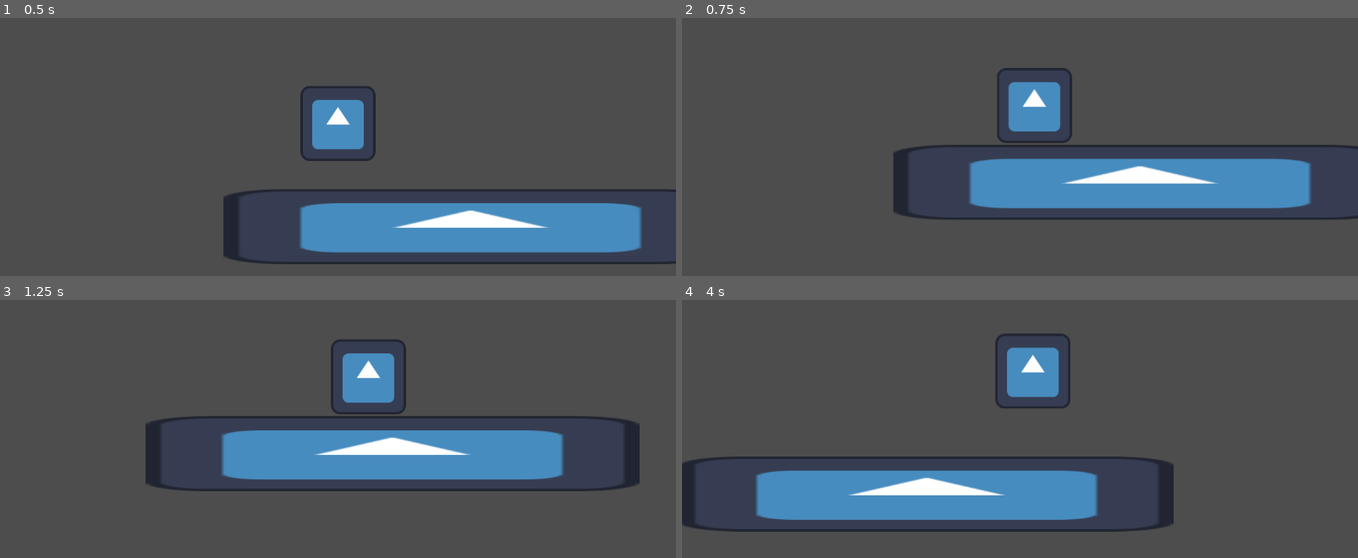
Above: before the commit, frames 1-4 (two rows, left to right).
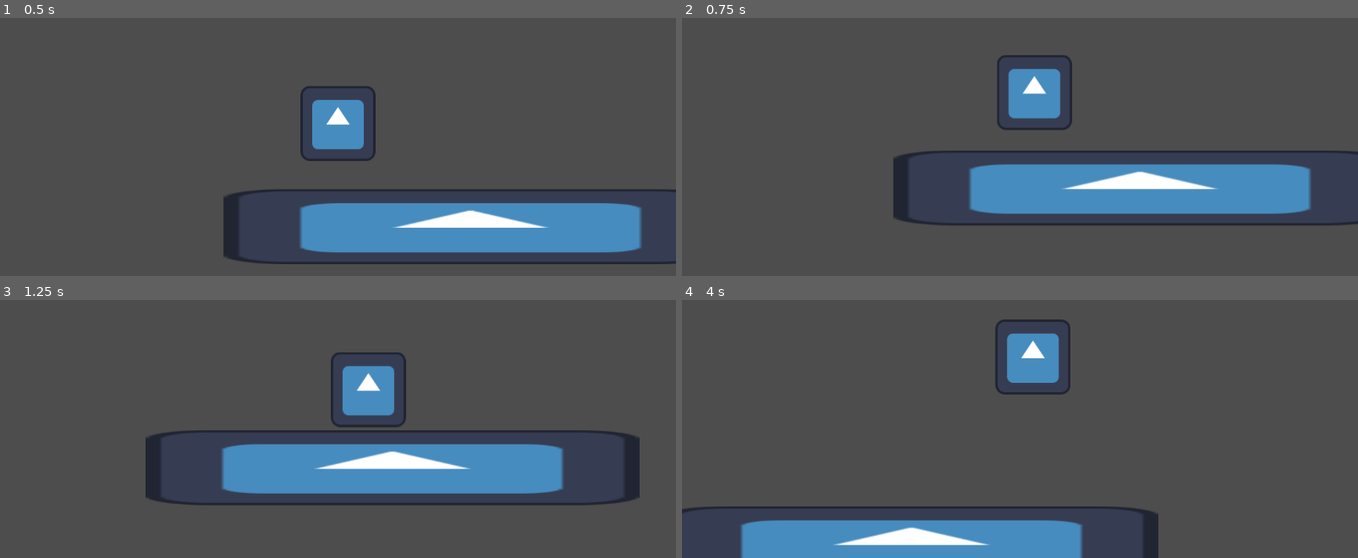
Above: after the commit, the same moments.

Repository: Orama-Interactive/Bubble-Wizard
Game: Godot game, scene res://src/Levels/level_1.tscn
The game is run twice, just before and just after one commit, with the same random seed, the same clock (stepped at 60 frames per second) and the same inputs. The project has no main scene, so this scene is started directly. The engine's default icon, where the game draws it, is replaced by a stand-in: a white triangle on a blue panel in a dark square.
Inputs (mouse positions are in pixels of both pictures, inside the frame that each line leads up to):
- Up to frame 1 (0.5 s): no input
- Up to frame 2 (0.75 s): tap Enter at 0.5 s; move the mouse to (1168, 67) at 0.52 s; hold D (right) from 0.53 s (still down); tap Q (charge_bubble) at 0.6 s; click (1168, 67) at 0.67 s
- Up to frame 3 (1.25 s): keep holding D (right); tap Space (jump) at 0.77 s
- Up to frame 4 (4 s): move the mouse to (884, 387) at 1.27 s; tap Q (charge_bubble) at 1.35, 2.3, 3.05, 3.6 s; tap Space (jump) at 1.52, 3.02, 3.77 s; move the mouse to (outside the picture) at 2.02 s; release D (right) at 2.03 s; hold A (left) 2.03-2.78 s; hold Ctrl (ctrl) 2.03-2.78 s; move the mouse to (986, 444) at 2.77 s; hold D (right) from 2.78 s (still down); click (986, 444) at 2.85 s; move the mouse to (1222, 423) at 3.52 s

Frame 1 is identical in both runs. In frame 2, 7.3% of the frame differs, in the area x 31-100%, y 14-81%; in frame 3, 11%; in frame 4, 21%, in the area x 0-73%, y 7-100%.

Commit message:
Break bubble on collide

Diff:
--- a/src/player.gd
+++ b/src/player.gd
@@ -14,7 +14,7 @@
 @export var bubble_speed := 120.0
 @export var bubble_vertical_speed := 1.0
 @export var bubble_decelerate := 10.0
-@export var bubble_gravity_scale := 0.4
+@export var bubble_gravity_scale := 0.2
 @export var bubble_duration := 2.0
 var can_jump := false
 var jump_pressed := false
@@ -70,6 +70,7 @@
 func _normal_movement(delta: float) -> void:
 	if Input.is_action_just_released("charge_bubble"):
 		bubble_form = true
+		position.y -= 32
 		return
 	# Add the gravity.
 	if is_on_floor():
@@ -120,3 +121,9 @@
 
 func _on_bubble_timer_timeout() -> void:
 	bubble_form = false
+
+
+func _on_area_2d_body_entered(body: Node2D) -> void:
+	if body == self:
+		return
+	bubble_form = false
--- a/src/player.tscn
+++ b/src/player.tscn
@@ -1,7 +1,11 @@
-[gd_scene load_steps=4 format=3 uid="uid://wjau22rv2yfi"]
+[gd_scene load_steps=5 format=3 uid="uid://wjau22rv2yfi"]
 
 [ext_resource type="Script" path="res://src/player.gd" id="1_r1i7a"]
 [ext_resource type="Texture2D" uid="uid://dauviqxfkhkx2" path="res://icon.svg" id="2_bv0hk"]
+
+[sub_resource type="CapsuleShape2D" id="CapsuleShape2D_dftk0"]
+radius = 39.0
+height = 148.0
 
 [sub_resource type="CapsuleShape2D" id="CapsuleShape2D_qpkk0"]
 radius = 33.0
@@ -13,6 +17,11 @@
 [node name="Icon" type="Sprite2D" parent="."]
 texture = ExtResource("2_bv0hk")
 
+[node name="Area2D" type="Area2D" parent="."]
+
+[node name="CollisionShape2D" type="CollisionShape2D" parent="Area2D"]
+shape = SubResource("CapsuleShape2D_dftk0")
+
 [node name="CollisionShape2D" type="CollisionShape2D" parent="."]
 shape = SubResource("CapsuleShape2D_qpkk0")
 
@@ -22,4 +31,5 @@
 [node name="BubbleTimer" type="Timer" parent="."]
 one_shot = true
 
+[connection signal="body_entered" from="Area2D" to="." method="_on_area_2d_body_entered"]
 [connection signal="timeout" from="BubbleTimer" to="." method="_on_bubble_timer_timeout"]
